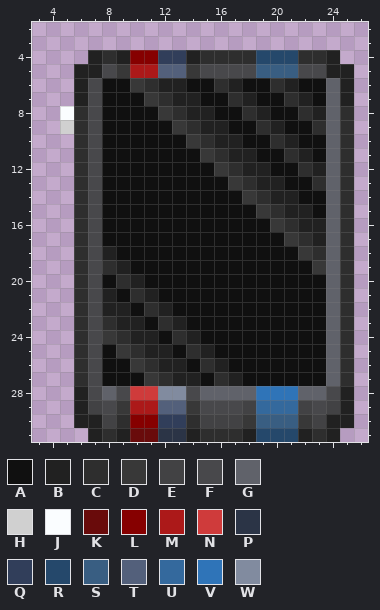
Two versions of one pixel-art sprite, Resources/Textures/_DV/Objects/Devices/pda.rsi/pda-corpsman.png. That is the earlier state.
The file is 32x32 pixels. Colours within 5 levels of each other are drawn and written as one. Shown: x 3..26, y 2..31.
Palette (. is transparent): A #101010  B #212121  C #2e2e2e  D #383838  E #424244  F #48484b  G #60626a  H #d0d0d0  J #fafdff  K #690b0b  L #860000  M #ac1919  N #cf3b3b  P #2b3446  Q #313e5a  R #25486b  S #395e82  T #53607b  U #34699d  V #2f74b8  W #818b9f
Pixels before, first column x 5:
 4 ..BCBLLQQBCCCCRRRCCB.
 5 .BBFDMMTTDFFFFSSSFFBB
 6 .BFAADCBBAACBAACBAAGB
 7 .BFAAADCBBAACBAACBAGB
 8 JCFAAAADCBBAACBAACBGC
 9 HCFAAAAADCBBAACBAACGC
10 .CFAAAAAADCBBAACBAAGC
11 .CFAAAAAAADCBBAACBAGC
12 .CFAAAAAAAADCBBAACBGC
13 .CFAAAAAAAAADCBBAACGC
14 .CFAAAAAAAAAADCBBAAGC
15 .CFAAAAAAAAAAADCBBAGC
16 .CFAAAAAAAAAAAADCBBGC
17 .CFAAAAAAAAAAAAADCBGC
18 .CFBAAAAAAAAAAAAADCGC
19 .CFCBAAAAAAAAAAAAADGC
20 .CFACBAAAAAAAAAAAAAGC
21 .CFBACBAAAAAAAAAAAAGC
22 .CFBBACBAAAAAAAAAAAGC
23 .CFCBBACBAAAAAAAAAAGC
24 .CFDCBBACBAAAAAAAAAGC
25 .CFADCBBACBAAAAAAAAGC
26 .CFAADCBBACBAAAAAAAGC
27 .CFAAADCBBACBAAAAAAGC
28 .BFGFNNWWFGGGGVVVGGFB
29 .BEFDMMTTDFFFEUUUEFEB
30 .BBECLLQQCEEEDSSSDEBB
31 ..BCBKKPPBCCCBRRRBCB.
And afterwards:
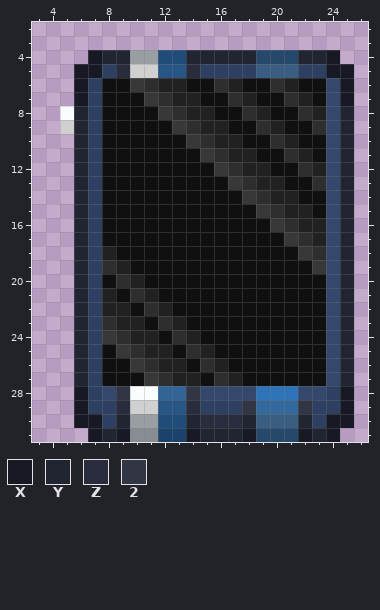
Colours new in this view: X #171a24  Y #212431  Z #282c3c  2 #323543
Commit: PDA's Recoloured all security related PDA's.
Edits made:
colour F: #48484b -> #2e4062
colour G: #60626a -> #34476c
colour K: #690b0b -> #888d93
colour L: #860000 -> #999ea2
colour P: #2b3446 -> #1a426a
colour Q: #313e5a -> #1f4c79
colour T: #53607b -> #275686
colour W: #818b9f -> #326496
Changed rows in their new state; - is a pixel that keeps its letter.
first column x 6:
 4 -XYY----YYYYY---YYX-
 5 XX-ZHH--Z---------XX
 6 X------------------X
 7 X------------------X
 8 Y------------------Y
 9 Y------------------Y
10 Y------------------Y
11 Y------------------Y
12 Y------------------Y
13 Y------------------Y
14 Y------------------Y
15 Y------------------Y
16 Y------------------Y
17 Y------------------Y
18 Y------------------Y
19 Y------------------Y
20 Y------------------Y
21 Y------------------Y
22 Y------------------Y
23 Y------------------Y
24 Y------------------Y
25 Y------------------Y
26 Y------------------Y
27 Y------------------Y
28 X--2JJ--2----------X
29 XF-ZHH--Z---2---2-FX
30 XXFY----YZZZY---YFXX
31 -XYX----XYYYX---XYX-
